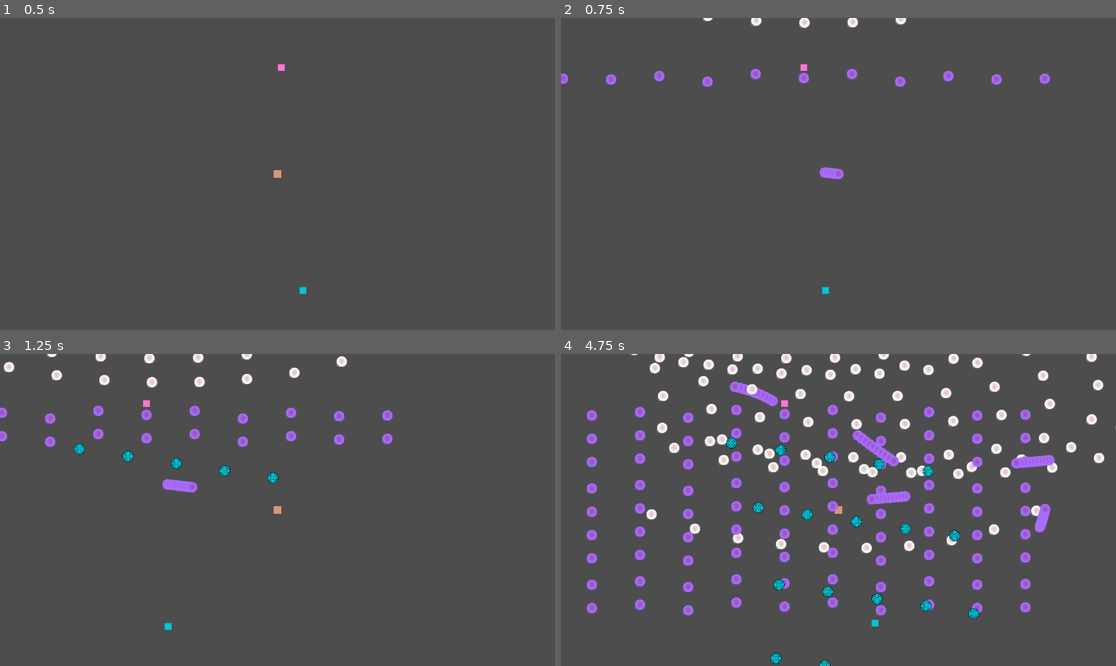
Above: before the commit, frames 1-4 (two rows, left to right).
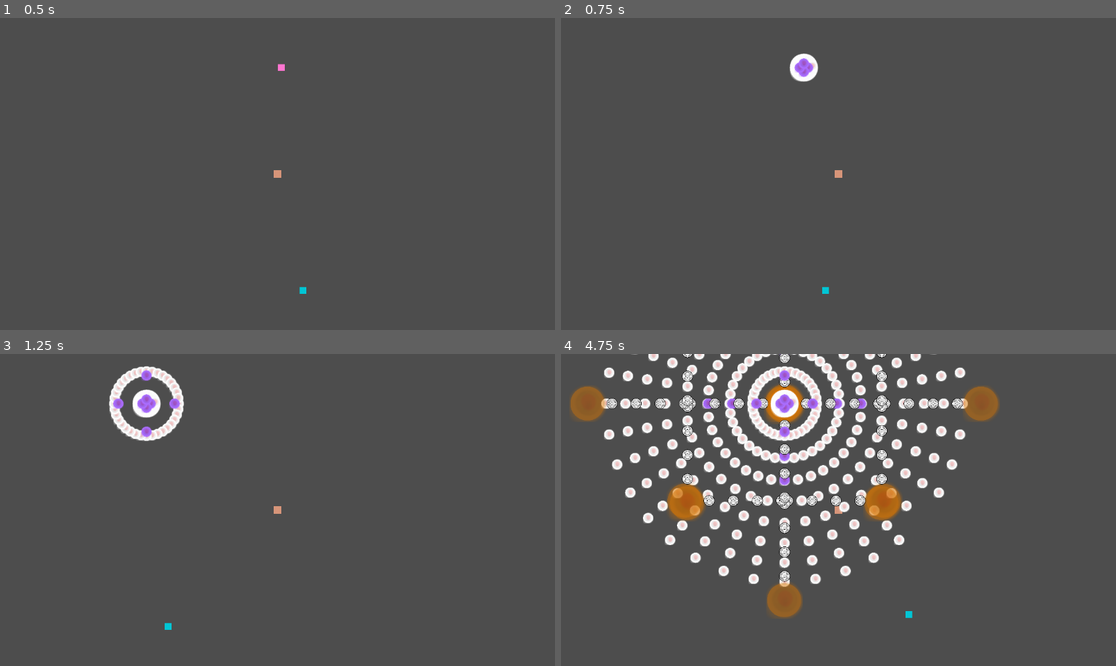
Above: after the commit, the same moments.

Repository: Simon014/PSLR2-Dungeon-Danmaku-Engine
Game: Godot game, scene res://RootScene.tscn
Two runs of this game, one before a commit and one after it. Both use one fixed random seed, a clock stepped at 60 frames per second and the inputs below.
Inputs (mouse positions are in pixels of both pictures, inside the frame that each line leads up to):
- Up to frame 1 (0.5 s): no input
- Up to frame 2 (0.75 s): tap Enter at 0.5 s; move the mouse to (960, 158) at 0.52 s; hold D (right) from 0.53 s (still down); tap 1 (SPAttack1) at 0.6 s
- Up to frame 3 (1.25 s): keep holding D (right)
- Up to frame 4 (4.75 s): move the mouse to (727, 525) at 1.27 s; release D (right) at 1.28 s; hold S (down) 1.28-2.03 s; tap 1 (SPAttack1) every 0.75 s from 1.35 to 4.35 s; move the mouse to (894, 441) at 2.02 s; hold D (right) 2.03-2.78 s; move the mouse to (810, 572) at 2.77 s; hold W (up) 2.78-3.53 s; move the mouse to (1005, 556) at 3.52 s; hold A (left) from 3.53 s (still down); move the mouse to (672, 463) at 4.27 s

Frame 1 is identical in both runs. In frame 2, 1.3% of the frame differs, in the area x 0-89%, y 0-52%; in frame 3, 3.8%; in frame 4, 24%, in the area x 1-100%, y 0-100%.

Commit message:
attack executor remake, removal of core dungeon engine
now correctly iterates through supplied attack list arrays. core dungeon engine has been removed, functions moved into AEM.

Diff:
--- a/pslr-2-dungeon-danmaku-engine/DDEcore/core_dungeon_engine.gd
+++ /dev/null
@@ -1,43 +0,0 @@
-extends Node
-
-
-class AttackHandler:
-	var MathHandler = Expression.new()
-	#this function graphs the full cartesian plane attack, in the domain [-bullet_number, bullet_number]. function can be scaled using multiplier.
-
-	#this function graphs a single point of a Cartesian plane attack. bullet_number specifies the input value of the function, not range. it is up to the executor object
-	#to handle iterating through.
-	func CSAttackIterate(executorObject: CharacterBody2D, Position: Vector2, Bullet_Type, Bullet_number: int, Function: Callable, Multiplier: int, AimToPosition = null):
-		if Bullet_number == 0:
-			Bullet_number += 1
-		var NewPosition = Vector2(Position.x - Bullet_number*Multiplier,Position.y - Function.call(Bullet_number)*Multiplier )
-		var NewBullet = Bullet_Type.duplicate()
-		NewBullet.position = NewPosition
-		if AimToPosition:
-			NewBullet.direction = NewBullet.position.direction_to(AimToPosition)
-		else:
-			NewBullet.direction = Bullet_Type.direction
-		executorObject.get_parent().add_child(NewBullet)
-		#area is the valid range of this function. If a number is outputed beyond this range, it is clamped
-		#to the area maximum
-
-		#direction should be set automatically by the entity that called this function.
-
-		pass
-
-	#Direction attack : inputted function outputs the direction of the bullet.
-	func DRAttackFull(executorObject: CharacterBody2D, Position: Vector2, Bullet_Type, start: int, end: int, Function: Callable):
-		for i in range(start, end):
-			var newbullet = Bullet_Type.duplicate()
-			newbullet.direction = Vector2.from_angle(deg_to_rad(Function.call(i)))
-			newbullet.position = Position
-			executorObject.get_parent().add_child(newbullet)
-			pass
-		pass
-
-	func DRattackIterate(executorObject: CharacterBody2D, Position: Vector2, Bullet_Type, input: int, Function: Callable):
-		var newbullet = Bullet_Type.duplicate()
-		newbullet.direction = Vector2.from_angle(deg_to_rad(Function.call(input)))
-		newbullet.position = Position
-		executorObject.get_parent().add_child(newbullet)
-		pass
--- /dev/null
+++ b/pslr-2-dungeon-danmaku-engine/Entities/Managers/attack_executor_manager.tscn
@@ -0,0 +1,12 @@
+[gd_scene format=3 uid="uid://brt5c0qqu1ajj"]
+
+[ext_resource type="Script" uid="uid://3ssxccj6ab2u" path="res://Entities/enemy/attack_executor_manager.gd" id="1_hc2fd"]
+
+[node name="AttackExecutorManager" type="Node" unique_id=743276342]
+script = ExtResource("1_hc2fd")
+
+[node name="Timer" type="Timer" parent="." unique_id=2015223805]
+wait_time = 0.05
+autostart = true
+
+[connection signal="timeout" from="Timer" to="." method="_on_timer_timeout"]
--- a/pslr-2-dungeon-danmaku-engine/Entities/enemy/attack_executor_manager.gd
+++ b/pslr-2-dungeon-danmaku-engine/Entities/enemy/attack_executor_manager.gd
@@ -3,101 +3,98 @@
 var activeAttack: Array[Attack]
 var activeFunc: String
 var mathHandler = Expression.new()
-var timer = 0
+var AttackCounter = 0
 #iterative variables
 var iteration = 0
 var maxbullets
 var isactive = false
-var current = null
+var current: Attack = null
 var threshold = 0.05
 
 func _ready() -> void:
 	pass
 
 func ExecuteNewAttack(atklist: Array[Attack]) -> void:
-	for atk in atklist:
-		if isactive:
-			pass
-		else:
-			if (atk.shape == null and atk.bullet == null):
-				pass
-			else:
-				mathHandler.parse(atk.shape.MathFunction, ["x"])
-				if (mathHandler.get_error_text() != "") :
-					printerr("Inputted Math Function not valid !: " + mathHandler.get_error_text())
-				else:
-					activeAttack.append(atk)
-	isactive = true
-	current = activeAttack.pop_front()
+	if isactive:
+		return
+	else:
+		#clear the previous list.
+		activeAttack.clear()
+		AttackCounter = 0
+		for atk in atklist:
+			#check 1 : all fields have been filled out.
+			if atk == null or atk.bullet == null or atk.shape == null:
+				print("Not all fields have been filled out. skipping.")
+				continue
+			#check 2 : is the math function valid ?
+			mathHandler.parse(atk.shape.MathFunction, ["x"])
+			if mathHandler.get_error_text() != "":
+				print("Math function invalid : " + mathHandler.get_error_text())
+				continue
+			#if all checks are good, append it.
+			activeAttack.append(atk)
+		print(str(len(activeAttack)) + " out of " + str(len(atklist)) + " attacks succesfully initalized")
+		isactive = true
 	pass
 
-func _process(delta: float) -> void:
-	#first, create a manual timer
-	timer += delta
-	if timer > threshold:
-		timer = 0
-		#execute attack.
-		if isactive == false:
-			pass
-		else:
-			if current != null:
-				mathHandler.parse(current.shape.MathFunction, ["x"])
-				if (current.shape.Type == "Cartesian"):
-					if (current.shape.Mode == "Full"):
-						CartesianFull()
-						current = activeAttack.pop_front()
-					elif (current.shape.Mode == "Iterative"):
-						CartesianIter()
-						iteration += 1
-						threshold = 0.0
-						if (iteration == current.shape.Var1):
-							iteration = 0
-							threshold = 0.05
-							current = activeAttack.pop_front()
-					elif (current.shape.Type == "wait"):
-						iteration += 1
-						threshold = current.shape.Var1
-						wait()
-						if (iteration == 2):
-							iteration = 0
-							threshold = 0.05
-							current = activeAttack.pop_front()
-							pass
+func _on_timer_timeout() -> void:
+	if len(activeAttack) == 0 and current == null:
+		print("no attack initalised.")
+		isactive = false
+		pass
 	if current == null:
-		isactive = false
+		#get the next attack for the next tick.
+		if len(activeAttack) != 0:
+			current = activeAttack.pop_front()
+	else:
+		#cartesian renderer portion.
+		if (current.shape.Type == "Cartesian"):
+			mathHandler.parse(current.shape.MathFunction, ["x"])
+			if (current.shape.Mode == "Iterative"):
+
+				if iteration > current.shape.Var1:
+					current = null
+					iteration = 0
+				else:
+					CartesianRender(current, iteration - current.shape.Var1 / 2)
+					iteration += 1
+			elif (current.shape.Mode == "Full"):
+				for i in range(current.shape.Var1):
+					CartesianRender(current, i - current.shape.Var1 / 2)
+				current = null
+		elif (current.shape.Type == "Directional"):
+			mathHandler.parse(current.shape.MathFunction, ["x"])
+			if (current.shape.Mode == "Iterative"):
+				if iteration > current.shape.var2:
+					current = null
+					iteration = 0
+				else:
+					DirectionalRender(current, iteration)
+					iteration += 1
+			elif (current.shape.Mode == "Full"):
+				for i in range(current.shape.Var1, current.shape.var2):
+					DirectionalRender(current, i)
+				current = null
+
+		#get the next a
+	pass # Replace with function body.
+
+func CartesianRender(atk: Attack, number: int) -> void:
+	if atk.shape.AimingPosition == "Partner":
+		var newBullet = atk.bullet.Create(get_parent(), get_parent().position.direction_to(corePartnerVars.position))
+		newBullet.position = Vector2(get_parent().position.x -number * atk.shape.var2 * atk.shape.var2, get_parent().position.y - mathHandler.execute([number])*atk.shape.var2)
+	elif atk.shape.AimingPosition == "Player":
+		var newBullet = atk.bullet.Create(get_parent(), get_parent().position.direction_to(corePlayerVars.position))
+		newBullet.position = Vector2(get_parent().position.x -number * atk.shape.var2 * atk.shape.var2, get_parent().position.y - mathHandler.execute([number])*atk.shape.var2)
+	elif atk.shape.var3 != Vector2.ZERO:
+		var newBullet = atk.bullet.Create(get_parent(), atk.shape.var3)
+		newBullet.position = Vector2(get_parent().position.x -number * atk.shape.var2 * atk.shape.var2, get_parent().position.y - mathHandler.execute([number])*atk.shape.var2)
+	else:
+		var newBullet = atk.bullet.Create(get_parent(), Vector2.DOWN)
+		newBullet.position = Vector2(get_parent().position.x -number * atk.shape.var2 * atk.shape.var2, get_parent().position.y - mathHandler.execute([number])*atk.shape.var2)
 	pass
 
-func CartesianFull(atk = current):
-	for i in range(-atk.shape.Var1/2, atk.shape.Var1/2 + 1):
-		if atk.shape.AimingPosition == "Partner":
-			var newBullet = atk.bullet.Create(get_parent(), get_parent().position.direction_to(corePartnerVars.position))
-			newBullet.position = Vector2(get_parent().position.x -i * atk.shape.var2 * atk.shape.var2, get_parent().position.y - mathHandler.execute([i])*atk.shape.var2)
-		elif atk.shape.AimingPosition == "Player":
-			var newBullet = atk.bullet.Create(get_parent(), get_parent().position.direction_to(corePlayerVars.position))
-			newBullet.position = Vector2(get_parent().position.x -i * atk.shape.var2 * atk.shape.var2, get_parent().position.y - mathHandler.execute([i])*atk.shape.var2)
-		elif atk.shape.var3 != Vector2.ZERO:
-			var newBullet = atk.bullet.Create(get_parent(), atk.shape.var3)
-			newBullet.position = Vector2(get_parent().position.x -i * atk.shape.var2 * atk.shape.var2, get_parent().position.y - mathHandler.execute([i])*atk.shape.var2)
-		else:
-			var newBullet = atk.bullet.Create(get_parent(), Vector2.DOWN)
-			newBullet.position = Vector2(get_parent().position.x -i * atk.shape.var2 * atk.shape.var2, get_parent().position.y - mathHandler.execute([i])*atk.shape.var2)
+func DirectionalRender(atk: Attack, number: int):
+	# function defines the direction the bullet will go in. all other variables do not matter.
+	var newBullet = atk.bullet.Create(get_parent(), Vector2.from_angle(deg_to_rad(mathHandler.execute([number]))))
 	pass
-
-func CartesianIter(atk = current):
-	var i = iteration - atk.shape.Var1 /2
-	if atk.shape.AimingPosition == "Partner":
-		var newBullet = atk.bullet.Create(get_parent(), get_parent().position.direction_to(corePartnerVars.position))
-		newBullet.position = Vector2(get_parent().position.x -i * atk.shape.var2 * atk.shape.var2, get_parent().position.y - mathHandler.execute([i])*atk.shape.var2)
-	elif atk.shape.AimingPosition == "Player":
-		var newBullet = atk.bullet.Create(get_parent(), get_parent().position.direction_to(corePlayerVars.position))
-		newBullet.position = Vector2(get_parent().position.x -i * atk.shape.var2 * atk.shape.var2, get_parent().position.y - mathHandler.execute([i])*atk.shape.var2)
-	elif atk.shape.var3 != Vector2.ZERO:
-		var newBullet = atk.bullet.Create(get_parent(), atk.shape.var3)
-		newBullet.position = Vector2(get_parent().position.x -i * atk.shape.var2 * atk.shape.var2, get_parent().position.y - mathHandler.execute([i])*atk.shape.var2)
-	else:
-		var newBullet = atk.bullet.Create(get_parent(), Vector2.DOWN)
-		newBullet.position = Vector2(get_parent().position.x -i * atk.shape.var2 * atk.shape.var2, get_parent().position.y - mathHandler.execute([i])*atk.shape.var2)
-	pass
-
-func wait():
-	pass
--- a/pslr-2-dungeon-danmaku-engine/Entities/enemy/enemy.gd
+++ b/pslr-2-dungeon-danmaku-engine/Entities/enemy/enemy.gd
@@ -12,8 +12,6 @@
 var health = 100
 var atkspeed = 100
 var Maxhealth = 100
-var attackhandler = coreDungeonEngine.AttackHandler.new()
-var attackExecutor
 
 var PoisonRemaining = 0
 var SlowRemaining = 0
@@ -25,31 +23,17 @@
 var AttackCounter = 0
 var TotalBullets = 0
 
-func attackIterate():
-	AttackIterating = 1
-	TotalBullets = 10
-	AttackCounter = 0
-	pass
-
-func _ready() -> void:
-	attackExecutor = $AttackExecutorManager
-	pass
 	#this function will load current dungeon variables in RAM. for now it does nothing.
 
-func attack1():
-	#attack.Execute(self, position.direction_to(get_global_mouse_position()))
-	pass
 
 func _on_atkcd_timeout() -> void:
-	attackExecutor.ExecuteNewAttack(attack)
+	$AttackExecutorManager.ExecuteNewAttack(attack)
 	pass # Replace with function body.d
 
 func _process(delta: float) -> void:
 	frametime = delta
 
 func _on_tick_timeout() -> void:
-	if AttackIterating != 0:
-		attack1()
 	if (health < 0):
 		isdead = true
 		health = 0
@@ -68,11 +52,11 @@
 	if (SlowRemaining > 0):
 		SlowRemaining -= 1
 
-	#if (AtkLowerRemaining > 0):
-		#AtkLowerRemaining -= 1
-		#atk = attack * coreGlobalConst.lowatk
-	#else:
-		#atk = attack
+	if (AtkLowerRemaining > 0):
+		AtkLowerRemaining -= 1
+		atk = attack * coreGlobalConst.lowatk
+	else:
+		atk = attack
 
 	if (DefLowerRemaining > 0):
 		DefLowerRemaining -= 1
--- a/pslr-2-dungeon-danmaku-engine/Entities/enemy/enemy.tscn
+++ b/pslr-2-dungeon-danmaku-engine/Entities/enemy/enemy.tscn
@@ -1,7 +1,7 @@
 [gd_scene format=3 uid="uid://plarhlsmydmo"]
 
 [ext_resource type="Script" uid="uid://bystr51qvwuyn" path="res://Entities/enemy/enemy.gd" id="1_r7hwg"]
-[ext_resource type="Script" uid="uid://3ssxccj6ab2u" path="res://Entities/enemy/attack_executor_manager.gd" id="2_dyukl"]
+[ext_resource type="PackedScene" uid="uid://brt5c0qqu1ajj" path="res://Entities/Managers/attack_executor_manager.tscn" id="2_dyukl"]
 
 [sub_resource type="CircleShape2D" id="CircleShape2D_spuc2"]
 radius = 5.0
@@ -38,8 +38,7 @@
 wait_time = 0.05
 autostart = true
 
-[node name="AttackExecutorManager" type="Node" parent="." unique_id=114135961]
-script = ExtResource("2_dyukl")
+[node name="AttackExecutorManager" parent="." unique_id=743276342 instance=ExtResource("2_dyukl")]
 
 [connection signal="timeout" from="ATKCD" to="." method="_on_atkcd_timeout"]
 [connection signal="timeout" from="Tick" to="." method="_on_tick_timeout"]
--- a/pslr-2-dungeon-danmaku-engine/Entities/partner/PartnerController.gd
+++ b/pslr-2-dungeon-danmaku-engine/Entities/partner/PartnerController.gd
@@ -69,7 +69,7 @@
 	for i in $DetectionArea.get_overlapping_bodies():
 		if (i.friendly == false):
 			if (i.name.contains("Bullet")):
-				if position.distance_to(i.position) < 10:
+				if position.distance_to(i.position) < 7:
 					i.queue_free()
 					if (not isdead):
 						corePartnerVars.Health -= i.damage	* (100-defence)/100
@@ -92,7 +92,7 @@
 					i.queue_free()
 					if (not isdead):
 						corePartnerVars.Health -= i.damage * i.explosionDamage	* (100-defence)/100
-				elif position.distance_to(i.position) < 10:
+				elif position.distance_to(i.position) < 7:
 					i.queue_free()
 					if (not isdead):
 						corePartnerVars.Health -= i.damage	* (100-defence)/100
--- a/pslr-2-dungeon-danmaku-engine/Entities/player/PlayerController.gd
+++ b/pslr-2-dungeon-danmaku-engine/Entities/player/PlayerController.gd
@@ -1,6 +1,4 @@
 extends CharacterBody2D
-
-var attackhandler = coreDungeonEngine.AttackHandler.new()
 
 #attack iterating stats. saved locally.
 var AttackIterating = 0 #0 : no attack being iterated through. x : x attack being iterated through.
--- a/pslr-2-dungeon-danmaku-engine/RootScene.tscn
+++ b/pslr-2-dungeon-danmaku-engine/RootScene.tscn
@@ -10,7 +10,6 @@
 [ext_resource type="Script" uid="uid://dw6tlb0c7mt7y" path="res://DDEcore/AttackResources/AttackShapes/ShapeBase.gd" id="5_u0r43"]
 [ext_resource type="Script" uid="uid://canqgpmdpsups" path="res://DDEcore/AttackResources/Attacks/Attack.gd" id="6_8b3ly"]
 [ext_resource type="Script" uid="uid://fbv70gg53nhe" path="res://DDEcore/AttackResources/Bullets/bomb.gd" id="6_644yn"]
-[ext_resource type="Script" uid="uid://2qhm7aos5e31" path="res://DDEcore/AttackResources/Bullets/lazer.gd" id="8_644yn"]
 
 [sub_resource type="Resource" id="Resource_eqcq4"]
 script = ExtResource("3_644yn")
@@ -35,72 +34,51 @@
 shape = SubResource("Resource_s6oar")
 metadata/_custom_type_script = "uid://canqgpmdpsups"
 
-[sub_resource type="Resource" id="Resource_w6mlc"]
-script = ExtResource("8_644yn")
-width = 0.2
-metadata/_custom_type_script = "uid://2qhm7aos5e31"
+[sub_resource type="Resource" id="Resource_8b3ly"]
+script = ExtResource("5_cin2t")
+damage = 1.0
+friction = 0.1
+metadata/_custom_type_script = "uid://c1kc2tulupqfb"
 
-[sub_resource type="Resource" id="Resource_8yitb"]
-script = ExtResource("5_8b3ly")
-Amount = 8.0
-splitBullet = SubResource("Resource_w6mlc")
-metadata/_custom_type_script = "uid://8j14v5u27w31"
-
-[sub_resource type="Resource" id="Resource_buaba"]
+[sub_resource type="Resource" id="Resource_644yn"]
 script = ExtResource("5_u0r43")
-Type = "Cartesian"
-MathFunction = "sin(pow(x,2))"
-Var1 = 10.0
-var2 = 10.0
-metadata/_custom_type_script = "uid://dw6tlb0c7mt7y"
-
-[sub_resource type="Resource" id="Resource_dlv3y"]
-script = ExtResource("6_8b3ly")
-bullet = SubResource("Resource_8yitb")
-shape = SubResource("Resource_buaba")
-metadata/_custom_type_script = "uid://canqgpmdpsups"
-
-[sub_resource type="Resource" id="Resource_bn020"]
-script = ExtResource("6_644yn")
-metadata/_custom_type_script = "uid://fbv70gg53nhe"
-
-[sub_resource type="Resource" id="Resource_ye7xa"]
-script = ExtResource("5_u0r43")
-Type = "Cartesian"
-Mode = "Iterative"
-MathFunction = "pow(1/cos(x/9),4)*10"
-Var1 = 10.0
-var2 = 10.0
+MathFunction = "x*10"
+Var1 = 0.0
+var2 = 36.0
 AimingPosition = "Player"
 metadata/_custom_type_script = "uid://dw6tlb0c7mt7y"
 
-[sub_resource type="Resource" id="Resource_2j48m"]
+[sub_resource type="Resource" id="Resource_w6mlc"]
 script = ExtResource("6_8b3ly")
-bullet = SubResource("Resource_bn020")
-shape = SubResource("Resource_ye7xa")
+bullet = SubResource("Resource_8b3ly")
+shape = SubResource("Resource_644yn")
 metadata/_custom_type_script = "uid://canqgpmdpsups"
 
-[sub_resource type="Resource" id="Resource_fwqvt"]
-script = ExtResource("5_cin2t")
+[sub_resource type="Resource" id="Resource_buaba"]
+script = ExtResource("6_644yn")
+damage = 5.115
+TTL = 2
+image = "res://Entities/bullets/Images/DebugBullet2.png"
+metadata/_custom_type_script = "uid://fbv70gg53nhe"
+
+[sub_resource type="Resource" id="Resource_dlv3y"]
+script = ExtResource("5_8b3ly")
+splitBullet = SubResource("Resource_buaba")
 damage = 1.0
-speed = 300.0
-image = "res://Entities/bullets/Images/DebugBullet2.png"
-color = Color(1.92523e-06, 0.8206005, 0.90377283, 1)
-metadata/_custom_type_script = "uid://c1kc2tulupqfb"
+TTL = 2
+metadata/_custom_type_script = "uid://8j14v5u27w31"
 
-[sub_resource type="Resource" id="Resource_x68g6"]
+[sub_resource type="Resource" id="Resource_bn020"]
 script = ExtResource("5_u0r43")
-Type = "Cartesian"
-Mode = "Iterative"
-Var1 = 5.0
-var2 = 10.0
-AimingPosition = "Partner"
+MathFunction = "x* 90"
+Var1 = 0.0
+var2 = 4.0
 metadata/_custom_type_script = "uid://dw6tlb0c7mt7y"
 
-[sub_resource type="Resource" id="Resource_vslhj"]
+[sub_resource type="Resource" id="Resource_ye7xa"]
 script = ExtResource("6_8b3ly")
-bullet = SubResource("Resource_fwqvt")
-shape = SubResource("Resource_x68g6")
+bullet = SubResource("Resource_dlv3y")
+shape = SubResource("Resource_bn020")
 metadata/_custom_type_script = "uid://canqgpmdpsups"
 
 [node name="RootScene" type="Node2D" unique_id=534867270]
@@ -115,4 +93,4 @@
 
 [node name="Enemy" parent="." unique_id=76727699 instance=ExtResource("4_p6tge")]
 position = Vector2(577, 33)
-attack = Array[ExtResource("6_8b3ly")]([SubResource("Resource_dlv3y"), SubResource("Resource_2j48m"), SubResource("Resource_vslhj")])
+attack = Array[ExtResource("6_8b3ly")]([SubResource("Resource_w6mlc"), SubResource("Resource_ye7xa")])
--- a/pslr-2-dungeon-danmaku-engine/project.godot
+++ b/pslr-2-dungeon-danmaku-engine/project.godot
@@ -20,7 +20,6 @@
 corePlayerVars="*uid://byhtsmq4va0oo"
 corePartnerVars="*uid://dp50cooxrwpwk"
 coreGlobalConst="*uid://bdid8w2v6cxpw"
-coreDungeonEngine="*uid://bl2u32drdwx1y"
 
 [input]
 
Not shown, removed: pslr-2-dungeon-danmaku-engine/DDEcore/core_dungeon_engine.gd.uid
